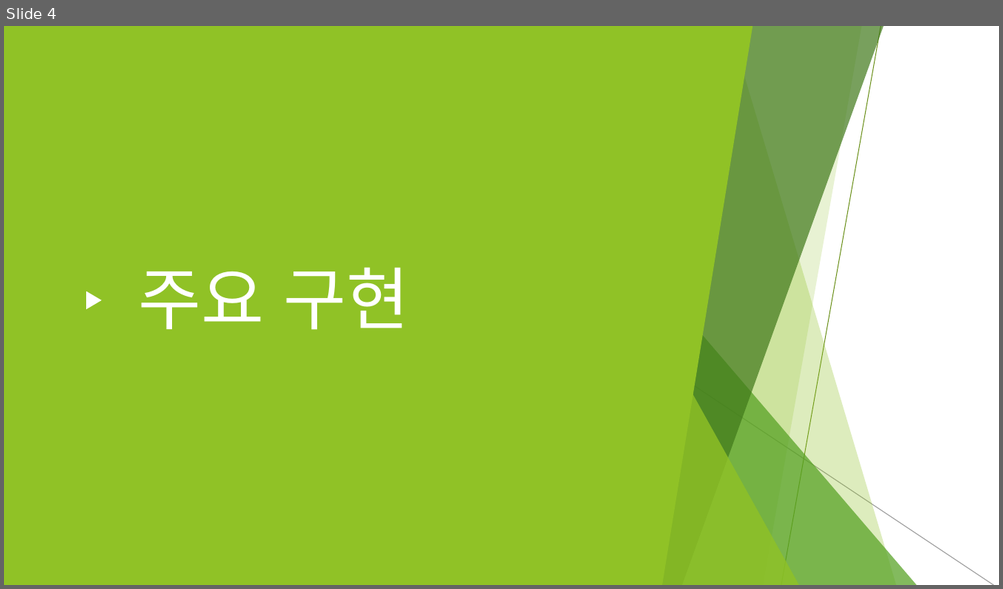
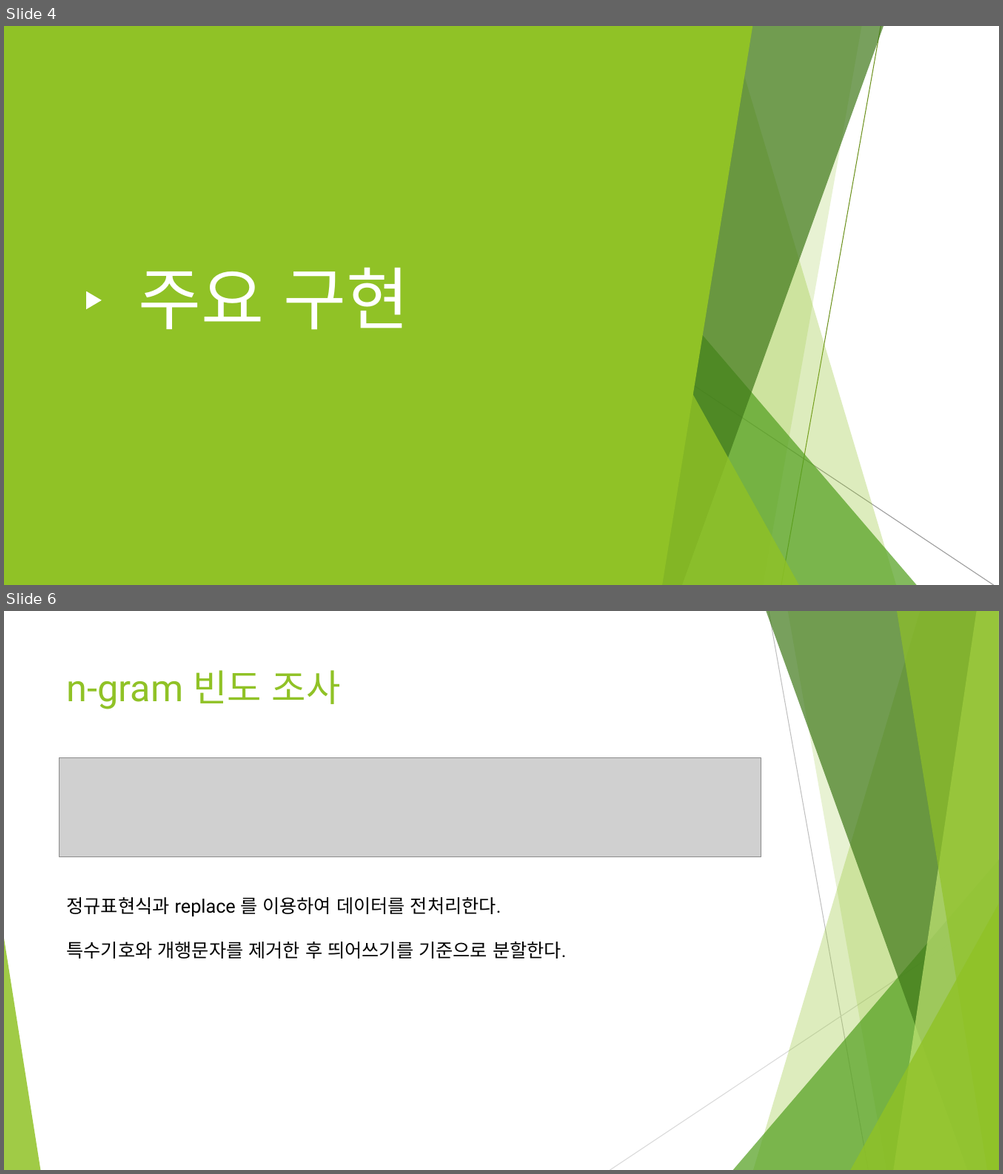
Before and after one commit to ghyeon0/BigData_Homework, a slide deck: HW4/HW4_renew/final_report.pptx. Shown one above the other, each under a label of ours: slide 4 before the commit, slides 4 and 6 after it; the slides between them are not shown. The pictures are 1003x589 and 1003x1174 pixels, drawn with LibreOffice and Linux fonts; fonts in the diff are those of the drawing; grey boxes stand for pictures. Boxes give left, top, right and bottom in pixels: in the first picture for what was removed or moved away, otherwise in the second. Text is boxed around its words. In the diff, an @@ line names an element or a change of style, - is before the commit and + after.

```diff
--- a/HW4/HW4_renew/final_report.pptx
+++ b/HW4/HW4_renew/final_report.pptx
@@ slide 6 added at bbox=[4, 611, 999, 1170], background #FFFFFF; not listed: 8 template elements that a slide beside it also shows @@
@@ line added from (768, 611) to (868, 1170), #BFBFBF 0.75 pt @@
@@ title added at bbox=[67, 670, 341, 709], 36 pt, text #90C226 @@
+n-gram 빈도 조사
@@ picture added at bbox=[60, 758, 760, 857] @@
@@ text added at bbox=[67, 897, 566, 959], 18 pt, text #000000 @@
+정규표현식과 replace 를 이용하여 데이터를 전처리한다.
+특수기호와 개행문자를 제거한 후 띄어쓰기를 기준으로 분할한다.
@@ line added from (999, 911) to (610, 1170), #D9D9D9 0.75 pt @@
```
Also in this commit, not shown: 3 slides changed, 14 other slides added, 1 slide removed, 2 other files.
